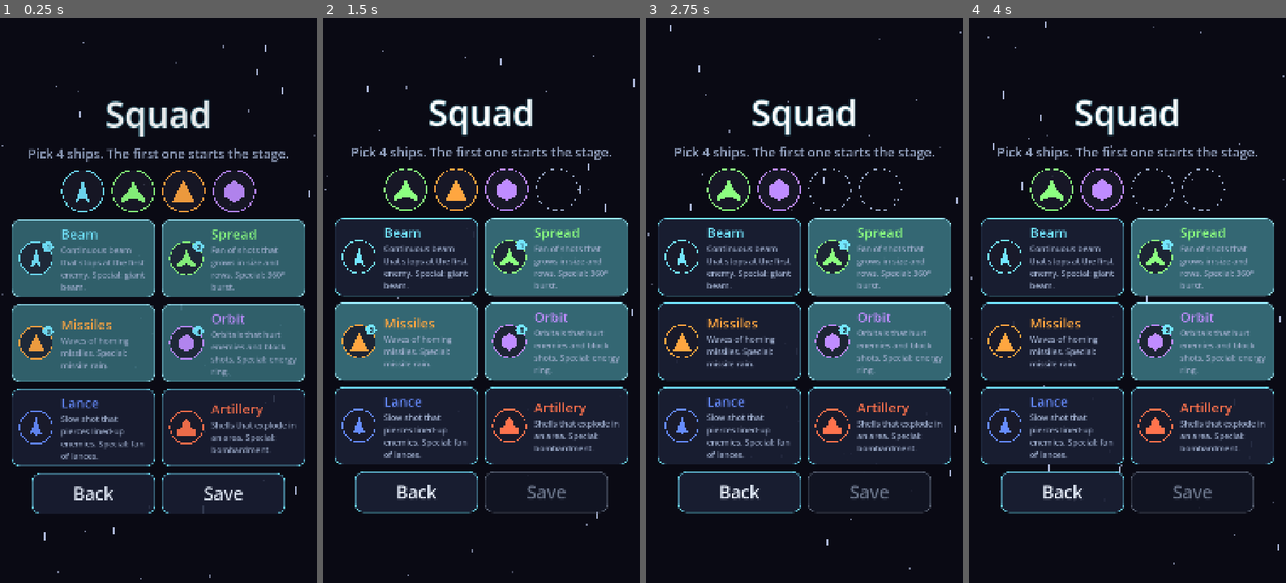
Above: before the commit, frames 1-4 (left to right).
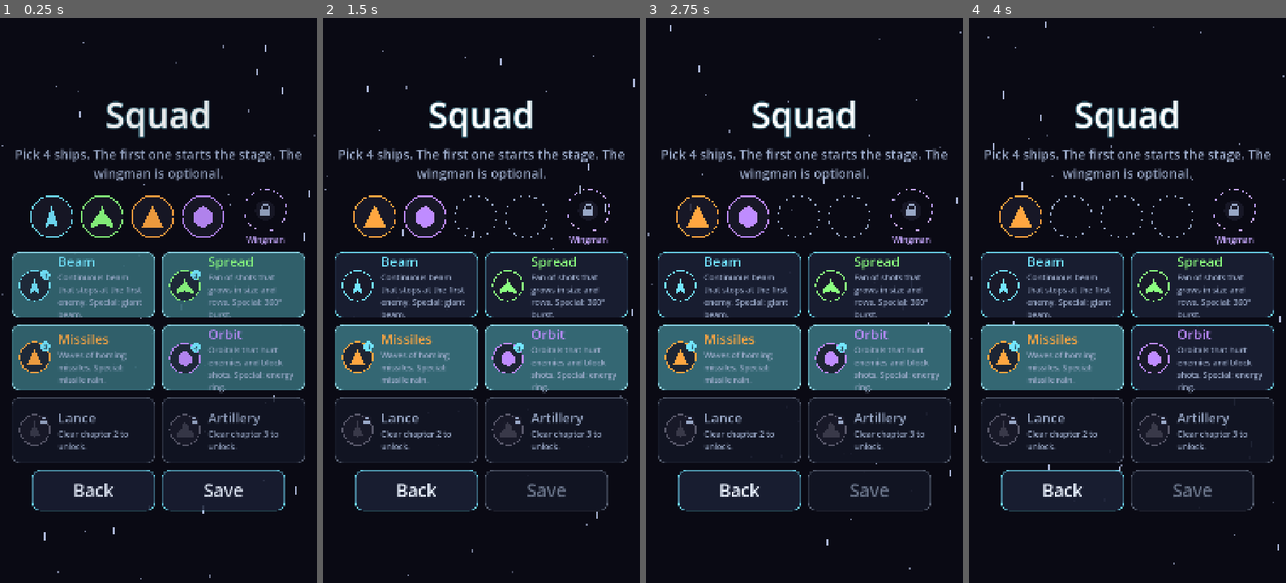
Above: after the commit, the same moments.

Repository: GDPonsoni/Nucleon-Squad-3D
Game: Godot game, scene res://scenes/squad.tscn
Two runs of this game, one before a commit and one after it. Both use one fixed random seed, a clock stepped at 60 frames per second and the inputs below. This scene is started directly instead of the project's main scene.
Inputs (mouse positions are in pixels of both pictures, inside the frame that each line leads up to):
- Up to frame 1 (0.25 s): no input
- Up to frame 2 (1.5 s): click (405, 187) at 0.52 s; click (373, 215) at 1.27 s
- Up to frame 3 (2.75 s): click (779, 187) at 2.02 s
- Up to frame 4 (4 s): click (1070, 215) at 2.77 s; click (1152, 187) at 3.52 s

The runs differ from the first frame. In frame 1, 24% of the frame differs, in the area x 3-97%, y 14-88%; in frame 2, 27%; in frame 3, 28%; in frame 4, 31%.

Commit message:
feat(player): adiciona nave auxiliar que acompanha a nave principal
Espaço opcional no esquadrão, liberado ao concluir o capítulo 1. A
auxiliar é uma versão pequena de uma das naves que segue a nave
principal ao lado, sem levar dano, e dispara uma versão simples e fraca
da arma dela (campo companion de cada WeaponData, entre 35% e 45% do
nível 1). Troca de lado perto da borda e para de atirar enquanto a nave
principal está sem corpo. O nó Auxiliar da evolução aumenta o dano dela.

Na tela de esquadrão, naves ainda bloqueadas aparecem com cadeado e o
capítulo que as libera.

Co-Authored-By: Claude Opus 5.5 <noreply@anthropic.com>

Diff:
--- a/data/i18n/strings.csv
+++ b/data/i18n/strings.csv
@@ -47,7 +47,7 @@
 SHIP_ARTILLERY_DESC,Shells that explode in an area. Special: bombardment.,Projéteis que explodem em área. Especial: bombardeio.
 MENU_SQUAD,Squad,Esquadrão
 SQUAD_TITLE,Squad,Esquadrão
-SQUAD_HINT,Pick 4 ships. The first one starts the stage.,Escolha 4 naves. A primeira começa a fase.
+SQUAD_HINT,Pick 4 ships. The first one starts the stage. The wingman is optional.,Escolha 4 naves. A primeira começa a fase. A auxiliar é opcional.
 SQUAD_SAVE,Save,Salvar
 PLANET_4_NAME,Singularity,Singularidade
 BOSS_4_NAME,Hydra,Hidra
@@ -100,3 +100,7 @@
 UPG_WINGMAN_DESC,wingman damage %s,dano da nave auxiliar %s
 UPG_OVERDRIVE_NAME,Overdrive,Sobrecarga
 UPG_OVERDRIVE_DESC,overall damage %s (no level limit),dano geral %s (sem limite de nível)
+SQUAD_COMPANION,Wingman,Auxiliar
+SQUAD_COMPANION_HINT,Tap a ship to make it your wingman. Tap the wingman slot again to leave it empty.,Toque numa nave para ser a auxiliar. Toque de novo no espaço auxiliar para deixá-lo vazio.
+SQUAD_COMPANION_LOCKED,Clear chapter %d to unlock the wingman slot.,Conclua o capítulo %d para liberar o espaço da nave auxiliar.
+SQUAD_LOCKED_SHIP,Clear chapter %d to unlock.,Conclua o capítulo %d para liberar.
--- a/data/weapons/beam.tres
+++ b/data/weapons/beam.tres
@@ -43,12 +43,21 @@
 beam_widths = PackedFloat32Array(34.0, 96.0, 34.0)
 beam_tick_seconds = 0.07
 
+[sub_resource type="Resource" id="WeaponLevel_companion"]
+script = ExtResource("2_level")
+damage = 1
+beam_offsets = PackedFloat32Array(0.0)
+beam_angles = PackedFloat32Array(0.0)
+beam_widths = PackedFloat32Array(14.0)
+beam_tick_seconds = 0.16
+
 [resource]
 script = ExtResource("1_script")
 id = &"beam"
 kind = 0
 color = Color(0.45, 0.9, 1, 1)
 levels = Array[ExtResource("2_level")]([SubResource("WeaponLevel_lv1"), SubResource("WeaponLevel_lv2"), SubResource("WeaponLevel_lv3"), SubResource("WeaponLevel_lv4"), SubResource("WeaponLevel_lv5")])
+companion = SubResource("WeaponLevel_companion")
 special_charge_seconds = 20.0
 special_damage = 3
 special_duration = 2.5
--- a/data/weapons/blast.tres
+++ b/data/weapons/blast.tres
@@ -58,12 +58,23 @@
 spread_degrees = 24.0
 splash_radius = 190.0
 
+[sub_resource type="Resource" id="WeaponLevel_companion"]
+script = ExtResource("2_level")
+damage = 2
+fire_rate = 0.9
+projectile_speed = 900.0
+projectile_size = Vector2(18, 18)
+projectile_shape = 1
+projectile_count = 1
+splash_radius = 75.0
+
 [resource]
 script = ExtResource("1_script")
 id = &"blast"
 kind = 5
 color = Color(1, 0.45, 0.3, 1)
 levels = Array[ExtResource("2_level")]([SubResource("WeaponLevel_lv1"), SubResource("WeaponLevel_lv2"), SubResource("WeaponLevel_lv3"), SubResource("WeaponLevel_lv4"), SubResource("WeaponLevel_lv5")])
+companion = SubResource("WeaponLevel_companion")
 special_charge_seconds = 20.0
 special_damage = 20
 special_count = 12
--- a/data/weapons/homing.tres
+++ b/data/weapons/homing.tres
@@ -73,12 +73,27 @@
 launch_radius = 90.0
 homing_turn_growth_degrees = 900.0
 
+[sub_resource type="Resource" id="WeaponLevel_companion"]
+script = ExtResource("2_level")
+damage = 2
+projectile_speed = 1000.0
+projectile_size = Vector2(14, 24)
+projectile_shape = 2
+projectile_count = 2
+homing_turn_degrees = 300.0
+projectile_lifetime = 2.0
+aim_seconds = 0.3
+wave_cooldown_seconds = 1.6
+launch_radius = 40.0
+homing_turn_growth_degrees = 900.0
+
 [resource]
 script = ExtResource("1_script")
 id = &"homing"
 kind = 2
 color = Color(1, 0.65, 0.25, 1)
 levels = Array[ExtResource("2_level")]([SubResource("WeaponLevel_lv1"), SubResource("WeaponLevel_lv2"), SubResource("WeaponLevel_lv3"), SubResource("WeaponLevel_lv4"), SubResource("WeaponLevel_lv5")])
+companion = SubResource("WeaponLevel_companion")
 special_charge_seconds = 18.0
 special_damage = 4
 special_count = 24
--- a/data/weapons/orbit.tres
+++ b/data/weapons/orbit.tres
@@ -53,12 +53,23 @@
 orbit_hit_seconds = 0.15
 clears_projectiles = true
 
+[sub_resource type="Resource" id="WeaponLevel_companion"]
+script = ExtResource("2_level")
+damage = 1
+orbit_count = 1
+orbit_radius = 70.0
+orbit_speed_degrees = 300.0
+orbit_size = 26.0
+orbit_hit_seconds = 0.2
+clears_projectiles = true
+
 [resource]
 script = ExtResource("1_script")
 id = &"orbit"
 kind = 3
 color = Color(0.75, 0.55, 1, 1)
 levels = Array[ExtResource("2_level")]([SubResource("WeaponLevel_lv1"), SubResource("WeaponLevel_lv2"), SubResource("WeaponLevel_lv3"), SubResource("WeaponLevel_lv4"), SubResource("WeaponLevel_lv5")])
+companion = SubResource("WeaponLevel_companion")
 special_charge_seconds = 16.0
 special_damage = 25
 special_duration = 0.9
--- a/data/weapons/pierce.tres
+++ b/data/weapons/pierce.tres
@@ -58,12 +58,23 @@
 spread_degrees = 10.0
 pierce = 99
 
+[sub_resource type="Resource" id="WeaponLevel_companion"]
+script = ExtResource("2_level")
+damage = 3
+fire_rate = 1.2
+projectile_speed = 2400.0
+projectile_size = Vector2(8, 50)
+projectile_shape = 0
+projectile_count = 1
+pierce = 1
+
 [resource]
 script = ExtResource("1_script")
 id = &"pierce"
 kind = 4
 color = Color(0.4, 0.55, 1, 1)
 levels = Array[ExtResource("2_level")]([SubResource("WeaponLevel_lv1"), SubResource("WeaponLevel_lv2"), SubResource("WeaponLevel_lv3"), SubResource("WeaponLevel_lv4"), SubResource("WeaponLevel_lv5")])
+companion = SubResource("WeaponLevel_companion")
 special_charge_seconds = 18.0
 special_damage = 12
 special_count = 7
--- a/data/weapons/spread.tres
+++ b/data/weapons/spread.tres
@@ -53,12 +53,23 @@
 projectile_count = 7
 spread_degrees = 60.0
 
+[sub_resource type="Resource" id="WeaponLevel_companion"]
+script = ExtResource("2_level")
+damage = 1
+fire_rate = 3.5
+projectile_speed = 1700.0
+projectile_size = Vector2(8, 22)
+projectile_shape = 0
+projectile_count = 2
+spread_degrees = 14.0
+
 [resource]
 script = ExtResource("1_script")
 id = &"spread"
 kind = 1
 color = Color(0.55, 1, 0.5, 1)
 levels = Array[ExtResource("2_level")]([SubResource("WeaponLevel_lv1"), SubResource("WeaponLevel_lv2"), SubResource("WeaponLevel_lv3"), SubResource("WeaponLevel_lv4"), SubResource("WeaponLevel_lv5")])
+companion = SubResource("WeaponLevel_companion")
 special_charge_seconds = 18.0
 special_damage = 4
 special_duration = 0.5
--- a/scripts/core/game.gd
+++ b/scripts/core/game.gd
@@ -1,6 +1,6 @@
 extends Node2D
 ## Cena da partida: monta os nós por código. Joga a fase escolhida em Session,
-## com os bônus da evolução do núcleo.
+## com os bônus da evolução do núcleo e a nave auxiliar escolhida no esquadrão.
 
 var touch_input: TouchInput
 var player: Player
@@ -21,6 +21,7 @@
 var revive_offer: ReviveOffer
 var _revive_used: bool = false  # uma vez por partida
 var hud: Hud
+var companion: Companion  # null = sem nave auxiliar
 var _quarks_banked: bool = false
 
 var _spawning_done: bool = false  # fase pode terminar (tempo acabou e não há chefe vivo)
@@ -86,6 +87,15 @@
 	context.player = player
 	player.shield_charges = state.shields
 	state.shields_changed.connect(func(count: int) -> void: player.shield_charges = count)
+
+	# Nave auxiliar (opcional): desenhada atrás da nave principal
+	var companion_body: BodyData = SaveGame.companion_body()
+	if companion_body != null:
+		companion = Companion.new()
+		companion.name = "Companion"
+		add_child(companion)
+		move_child(companion, player.get_index())
+		companion.setup(companion_body, context)
 
 	# Power-ups e tiros inimigos por cima da nave e do raio, para ficarem sempre visíveis
 	add_child(power_ups)
--- a/scripts/core/params.gd
+++ b/scripts/core/params.gd
@@ -26,8 +26,10 @@
 var squad_spacing: int = 22
 var squad_columns: int = 2
 var squad_slot_size: float = 150.0
-var squad_card_size: Vector2 = Vector2(490.0, 265.0)
-var squad_card_icon_size: float = 120.0
+var squad_card_size: Vector2 = Vector2(490.0, 225.0)
+var squad_card_icon_size: float = 110.0
+var squad_hint_width: float = 900.0
+var squad_companion_gap: float = 18.0  # separa o espaço auxiliar dos 4 do esquadrão
 var squad_name_font_size: int = 46
 var squad_description_font_size: int = 28
 var squad_button_size: Vector2 = Vector2(420.0, 140.0)
@@ -167,8 +169,15 @@
 var tap_max_seconds: float = 0.35  # toque curto: tempo máximo com o dedo na barra (tempo real)
 var tap_move_tolerance: float = 36.0  # toque curto: quanto o dedo pode andar sem virar arraste
 
+# --- Nave auxiliar (a arma dela fica em data/weapons/, campo companion) ---
+var companion_scale: float = 0.5  # tamanho em relação à nave principal
+var companion_offset: Vector2 = Vector2(115.0, 70.0)  # posição relativa à nave (x = para o lado)
+var companion_follow_rate: float = 9.0  # quão rápido acompanha a nave (maior = mais grudada)
+var companion_side_margin: float = 230.0  # perto da borda, passa para o outro lado
+var companion_alpha: float = 0.9
+
 # --- Projéteis do jogador ---
-var player_bullet_pool_size: int = 128
+var player_bullet_pool_size: int = 160
 
 # --- Inimigos e fase (tipos e ondas ficam em data/) ---
 var campaign_path: String = "res://data/campaign.tres"
--- /dev/null
+++ b/scripts/player/companion.gd
@@ -0,0 +1,56 @@
+class_name Companion
+extends Node2D
+## Nave auxiliar: versão pequena de um corpo que acompanha a nave principal ao lado,
+## sem levar dano, e dispara uma versão simples e fraca da arma dele (WeaponData.companion).
+## Perto da borda da tela, troca de lado para não sair da tela.
+
+var body: BodyData
+var weapon: Weapon
+
+var _player: Player
+var _side: float = -1.0  # -1 = à esquerda da nave, 1 = à direita
+
+
+func setup(data: BodyData, context: CombatContext) -> void:
+	body = data
+	_player = context.player
+	weapon = Weapon.create_companion(data.weapon, context)
+	weapon.power = context.boosts.companion_damage
+	weapon.muzzle_offset = Params.ship_size.y * 0.5 * Params.companion_scale
+	weapon.show_behind_parent = true
+	add_child(weapon)
+	position = _goal()
+
+
+func _process(delta: float) -> void:
+	var rect: Rect2 = get_viewport_rect()
+	# Histerese: só troca de lado bem perto da borda
+	if _player.position.x < rect.position.x + Params.companion_side_margin:
+		_side = 1.0
+	elif _player.position.x > rect.end.x - Params.companion_side_margin:
+		_side = -1.0
+	var weight: float = 1.0 - exp(-Params.companion_follow_rate * delta)
+	position = position.lerp(_goal(), weight)
+	# Sem corpo na nave principal (aguardando a escolha), a auxiliar não atira
+	var active: bool = _player.body != null
+	if weapon.is_processing() != active:
+		weapon.set_active(active)
+	modulate.a = Params.companion_alpha if active else Params.companion_alpha * 0.4
+	queue_redraw()
+
+
+func _goal() -> Vector2:
+	return _player.position + Vector2(Params.companion_offset.x * _side, Params.companion_offset.y)
+
+
+## Corpo pequeno com contorno escuro e um núcleo pequeno, para não ser confundido com a nave.
+func _draw() -> void:
+	var size: Vector2 = Params.ship_size * Params.companion_scale
+	var points := PackedVector2Array()
+	for point in body.shape:
+		points.append(point * size)
+	var outline := points.duplicate()
+	outline.append(points[0])
+	draw_colored_polygon(points, body.color)
+	draw_polyline(outline, Params.nucleus_outline_color, 3.0)
+	draw_circle(Vector2.ZERO, Params.nucleus_radius * Params.companion_scale, Color(Params.nucleus_color, 0.85))
--- a/scripts/ui/ship_icon.gd
+++ b/scripts/ui/ship_icon.gd
@@ -1,7 +1,8 @@
 class_name ShipIcon
 extends Control
 ## Ícone redondo com o formato de um corpo. Sem corpo, mostra um espaço vazio tracejado.
-## Opcionalmente mostra um número (posição no esquadrão).
+## Opcionalmente mostra um número (posição no esquadrão), a marca de nave auxiliar,
+## um destaque (espaço sendo escolhido) ou um cadeado (nave ou espaço bloqueado).
 
 var body: BodyData:
 	set(value):
@@ -11,34 +12,71 @@
 	set(value):
 		number = value
 		queue_redraw()
+var auxiliary: bool = false:  # marca "A" de nave auxiliar
+	set(value):
+		auxiliary = value
+		queue_redraw()
+var highlighted: bool = false:  # anel pulsando (espaço sendo escolhido)
+	set(value):
+		highlighted = value
+		set_process(value)
+		queue_redraw()
+var locked: bool = false:
+	set(value):
+		locked = value
+		queue_redraw()
 
 
 func _ready() -> void:
 	mouse_filter = Control.MOUSE_FILTER_IGNORE
+	set_process(highlighted)
+
+
+func _process(_delta: float) -> void:
+	queue_redraw()
 
 
 func _draw() -> void:
 	var center: Vector2 = size * 0.5
 	var radius: float = minf(size.x, size.y) * 0.5 - 4.0
+	if highlighted:
+		var pulse: float = 0.5 + 0.5 * sin(Time.get_ticks_msec() * 0.008)
+		draw_arc(center, radius + 2.0, 0.0, TAU, 48, Color(Params.quark_color, 0.5 + 0.5 * pulse), 6.0)
 	if body == null:
 		# Espaço vazio: círculo tracejado
 		var dashes: int = 16
+		var dash_color: Color = Params.quark_color if auxiliary else Params.ui_muted_text_color
 		for i in dashes:
 			var start: float = TAU * i / dashes
-			draw_arc(center, radius, start, start + TAU / dashes * 0.55, 6, Params.ui_muted_text_color, 3.0)
+			draw_arc(center, radius, start, start + TAU / dashes * 0.55, 6, dash_color, 3.0)
+		if locked:
+			_draw_lock(center, radius * 0.4)
 		return
+	var color: Color = Params.hud_dead_color if locked else body.color
 	draw_circle(center, radius, Params.switch_icon_bg_color)
-	draw_arc(center, radius, 0.0, TAU, 48, body.color, 4.0)
+	draw_arc(center, radius, 0.0, TAU, 48, color, 4.0)
 	var points := PackedVector2Array()
 	for point in body.shape:
 		points.append(center + point * radius * Params.switch_icon_shape_scale)
-	draw_colored_polygon(points, body.color)
+	draw_colored_polygon(points, Color(color, 0.5) if locked else color)
+	if locked:
+		_draw_lock(center + Vector2(radius * 0.62, -radius * 0.62), radius * 0.3)
 	if number > 0:
-		var badge := center + Vector2(radius * 0.72, -radius * 0.72)
-		var badge_radius: float = radius * 0.32
-		draw_circle(badge, badge_radius, Params.ui_accent_color)
-		var font: Font = get_theme_default_font()
-		var font_size: int = int(badge_radius * 1.3)
-		var text := str(number)
-		var text_size: Vector2 = font.get_string_size(text, HORIZONTAL_ALIGNMENT_CENTER, -1, font_size)
-		draw_string(font, badge + Vector2(-text_size.x * 0.5, text_size.y * 0.32), text, HORIZONTAL_ALIGNMENT_CENTER, -1, font_size, Params.background_color)
+		_draw_badge(center + Vector2(radius * 0.72, -radius * 0.72), radius * 0.32, str(number), Params.ui_accent_color)
+	if auxiliary:
+		_draw_badge(center + Vector2(-radius * 0.72, -radius * 0.72), radius * 0.32, "A", Params.quark_color)
+
+
+func _draw_badge(badge: Vector2, badge_radius: float, text: String, color: Color) -> void:
+	draw_circle(badge, badge_radius, color)
+	var font: Font = get_theme_default_font()
+	var font_size: int = int(badge_radius * 1.3)
+	var text_size: Vector2 = font.get_string_size(text, HORIZONTAL_ALIGNMENT_CENTER, -1, font_size)
+	draw_string(font, badge + Vector2(-text_size.x * 0.5, text_size.y * 0.32), text, HORIZONTAL_ALIGNMENT_CENTER, -1, font_size, Params.background_color)
+
+
+func _draw_lock(center: Vector2, size_px: float) -> void:
+	var color: Color = Params.ui_muted_text_color
+	draw_circle(center, size_px * 1.2, Params.switch_icon_bg_color)
+	draw_arc(center + Vector2(0.0, -size_px * 0.2), size_px * 0.45, PI, TAU, 12, color, 4.0)
+	draw_rect(Rect2(center + Vector2(-size_px * 0.6, -size_px * 0.2), Vector2(size_px * 1.2, size_px * 0.85)), color)
--- a/scripts/ui/squad_screen.gd
+++ b/scripts/ui/squad_screen.gd
@@ -1,13 +1,20 @@
 extends Control
-## Montar o esquadrão: 4 espaços em ordem (o 1º começa a fase) e cartões com todas
-## as naves. Tocar num cartão adiciona/remove a nave; tocar num espaço a remove.
+## Montar o esquadrão: 4 espaços em ordem (o 1º começa a fase), o espaço opcional da
+## nave auxiliar e cartões com todas as naves. Tocar num cartão adiciona/remove a nave
+## do esquadrão; tocar num espaço a remove. Tocar no espaço auxiliar entra no modo de
+## escolha da auxiliar (o próximo cartão tocado vira a auxiliar; tocar de novo esvazia).
+## Naves e o espaço auxiliar ainda não liberados aparecem com cadeado.
 ## Salvar só fica ativo com o esquadrão completo.
 
 var _roster: Array[BodyData] = []
 var _chosen: Array[BodyData] = []
+var _companion: BodyData
+var _picking_companion: bool = false
 var _slots: Array[ShipIcon] = []
+var _companion_slot: ShipIcon
 var _cards: Array[Button] = []
 var _card_icons: Array[ShipIcon] = []
+var _hint: Label
 var _save_button: Button
 
 
@@ -19,31 +26,26 @@
 
 	_roster = (load(Params.roster_path) as FormationData).bodies
 	_chosen = SaveGame.squad_formation().bodies.duplicate()
-
+	_companion = SaveGame.companion_body()
+
+	# Rolável: cabe todas as naves mesmo em telas mais baixas
+	var scroll := ScrollContainer.new()
+	scroll.set_anchors_preset(Control.PRESET_FULL_RECT)
+	scroll.horizontal_scroll_mode = ScrollContainer.SCROLL_MODE_DISABLED
+	add_child(scroll)
+	var center := CenterContainer.new()
+	center.custom_minimum_size = get_viewport_rect().size
+	scroll.add_child(center)
 	var column := UiFactory.make_column()
 	column.add_theme_constant_override("separation", Params.squad_spacing)
-	var center := UiFactory.make_centered(column)
-	add_child(center)
+	center.add_child(column)
 	column.add_child(UiFactory.make_title("SQUAD_TITLE"))
-	var hint := UiFactory.make_subtitle("SQUAD_HINT")
-	column.add_child(hint)
-
-	# Espaços do esquadrão, em ordem
-	var slot_row := HBoxContainer.new()
-	slot_row.alignment = BoxContainer.ALIGNMENT_CENTER
-	slot_row.add_theme_constant_override("separation", Params.squad_spacing)
-	column.add_child(slot_row)
-	for i in Params.squad_size:
-		var slot := Button.new()
-		slot.flat = true
-		slot.focus_mode = Control.FOCUS_NONE
-		slot.custom_minimum_size = Vector2.ONE * Params.squad_slot_size
-		slot.pressed.connect(_on_slot_pressed.bind(i))
-		var icon := ShipIcon.new()
-		icon.set_anchors_preset(Control.PRESET_FULL_RECT)
-		slot.add_child(icon)
-		slot_row.add_child(slot)
-		_slots.append(icon)
+	_hint = UiFactory.make_subtitle("SQUAD_HINT")
+	_hint.autowrap_mode = TextServer.AUTOWRAP_WORD_SMART
+	_hint.custom_minimum_size.x = Params.squad_hint_width
+	column.add_child(_hint)
+
+	column.add_child(_build_slots())
 
 	# Cartões com todas as naves
 	var grid := GridContainer.new()
@@ -71,10 +73,53 @@
 	_refresh()
 
 
+## Espaços do esquadrão em ordem e, separado, o espaço da nave auxiliar.
+func _build_slots() -> HBoxContainer:
+	var row := HBoxContainer.new()
+	row.alignment = BoxContainer.ALIGNMENT_CENTER
+	row.add_theme_constant_override("separation", Params.squad_spacing)
+	for i in Params.squad_size:
+		var slot := _slot_button()
+		slot.pressed.connect(_on_slot_pressed.bind(i))
+		row.add_child(slot)
+		_slots.append(slot.get_child(0) as ShipIcon)
+
+	var divider := Control.new()
+	divider.custom_minimum_size.x = Params.squad_companion_gap
+	row.add_child(divider)
+
+	var aux := VBoxContainer.new()
+	aux.alignment = BoxContainer.ALIGNMENT_CENTER
+	row.add_child(aux)
+	var slot := _slot_button()
+	slot.pressed.connect(_on_companion_slot_pressed)
+	aux.add_child(slot)
+	_companion_slot = slot.get_child(0) as ShipIcon
+	_companion_slot.auxiliary = true
+	var label := UiFactory.make_subtitle("SQUAD_COMPANION")
+	label.add_theme_color_override("font_color", Params.quark_color)
+	label.add_theme_font_size_override("font_size", Params.squad_description_font_size)
+	aux.add_child(label)
+	return row
+
+
+func _slot_button() -> Button:
+	var slot := Button.new()
+	slot.flat = true
+	slot.focus_mode = Control.FOCUS_NONE
+	slot.custom_minimum_size = Vector2.ONE * Params.squad_slot_size
+	var icon := ShipIcon.new()
+	icon.set_anchors_preset(Control.PRESET_FULL_RECT)
+	slot.add_child(icon)
+	return slot
+
+
 func _make_card(body: BodyData) -> Button:
+	var unlocked: bool = SaveGame.is_ship_unlocked(body)
 	var card := UiFactory.make_button("")
 	card.custom_minimum_size = Params.squad_card_size
 	card.toggle_mode = true
+	card.disabled = not unlocked
 	card.pressed.connect(_on_card_pressed.bind(body))
 
 	var row := HBoxContainer.new()
@@ -87,6 +132,7 @@
 
 	var icon := ShipIcon.new()
 	icon.body = body
+	icon.locked = not unlocked
 	icon.custom_minimum_size = Vector2.ONE * Params.squad_card_icon_size
 	icon.size_flags_vertical = Control.SIZE_SHRINK_CENTER
 	row.add_child(icon)
@@ -98,13 +144,16 @@
 	row.add_child(texts)
 	var name_label := Label.new()
 	name_label.text = body.name_key
-	name_label.add_theme_color_override("font_color", body.color)
+	name_label.add_theme_color_override("font_color", body.color if unlocked else Params.ui_muted_text_color)
 	name_label.add_theme_font_size_override("font_size", Params.squad_name_font_size)
 	texts.add_child(name_label)
 	var description := UiFactory.make_subtitle(body.description_key)
 	description.horizontal_alignment = HORIZONTAL_ALIGNMENT_LEFT
 	description.autowrap_mode = TextServer.AUTOWRAP_WORD_SMART
 	description.add_theme_font_size_override("font_size", Params.squad_description_font_size)
+	if not unlocked:
+		description.auto_translate_mode = Node.AUTO_TRANSLATE_MODE_DISABLED
+		description.text = tr("SQUAD_LOCKED_SHIP") % body.unlock_chapter
 	texts.add_child(description)
 
 	_cards.append(card)
@@ -113,7 +162,10 @@
 
 
 func _on_card_pressed(body: BodyData) -> void:
-	if body in _chosen:
+	if _picking_companion:
+		_companion = body
+		_picking_companion = false
+	elif body in _chosen:
 		_chosen.erase(body)
 	elif _chosen.size() < Params.squad_size:
 		_chosen.append(body)
@@ -121,24 +173,47 @@
 
 
 func _on_slot_pressed(index: int) -> void:
+	_picking_companion = false
 	if index < _chosen.size():
 		_chosen.remove_at(index)
-		_refresh()
-
-
-## Espaços, número de cada cartão e estado do botão Salvar.
+	_refresh()
+
+
+## 1º toque: escolher a auxiliar. 2º toque (já escolhendo): deixar o espaço vazio.
+func _on_companion_slot_pressed() -> void:
+	if not SaveGame.is_companion_unlocked():
+		_hint.text = tr("SQUAD_COMPANION_LOCKED") % Params.companion_unlock_chapter
+		return
+	if _picking_companion:
+		_companion = null
+		_picking_companion = false
+	else:
+		_picking_companion = true
+	_refresh()
+
+
+## Espaços, número de cada cartão, dica e estado do botão Salvar.
 func _refresh() -> void:
 	for i in _slots.size():
 		_slots[i].body = _chosen[i] if i < _chosen.size() else null
+	var companion_unlocked: bool = SaveGame.is_companion_unlocked()
+	_companion_slot.body = _companion
+	_companion_slot.locked = not companion_unlocked
+	_companion_slot.highlighted = _picking_companion
 	for i in _roster.size():
 		var position_in_squad: int = _chosen.find(_roster[i])
-		_cards[i].set_pressed_no_signal(position_in_squad >= 0)
+		# No modo de escolha da auxiliar, todos os cartões liberados ficam "soltos"
+		_cards[i].set_pressed_no_signal(position_in_squad >= 0 and not _picking_companion)
 		_card_icons[i].number = position_in_squad + 1
+		_card_icons[i].auxiliary = _roster[i] == _companion
+	_hint.auto_translate_mode = Node.AUTO_TRANSLATE_MODE_DISABLED
+	_hint.text = tr("SQUAD_COMPANION_HINT") if _picking_companion else tr("SQUAD_HINT")
 	_save_button.disabled = _chosen.size() != Params.squad_size
 
 
 func _on_save_pressed() -> void:
 	SaveGame.set_squad(_chosen)
+	SaveGame.set_companion(_companion)
 	_go_back()
 
 
--- a/scripts/weapons/beam_weapon.gd
+++ b/scripts/weapons/beam_weapon.gd
@@ -9,8 +9,8 @@
 var _ticks := PackedFloat32Array()
 
 
-func set_level(number: int) -> void:
-	super(number)
+func apply_stats(values: WeaponLevel) -> void:
+	super(values)
 	var count: int = stats.beam_angles.size()
 	_lengths.resize(count)
 	_lengths.fill(0.0)
--- a/scripts/weapons/homing_weapon.gd
+++ b/scripts/weapons/homing_weapon.gd
@@ -10,8 +10,8 @@
 var _aim_angle: float = -PI * 0.5  # direção para onde os mísseis da onda apontam
 
 
-func set_level(number: int) -> void:
-	super(number)
+func apply_stats(values: WeaponLevel) -> void:
+	super(values)
 	_phase = Phase.COOLDOWN
 	_timer = 0.0
 
--- a/scripts/weapons/weapon.gd
+++ b/scripts/weapons/weapon.gd
@@ -27,9 +27,21 @@
 	return weapon
 
 
+## Arma da nave auxiliar: usa a versão simples e fraca (WeaponData.companion), sem níveis.
+static func create_companion(weapon_data: WeaponData, combat_context: CombatContext) -> Weapon:
+	var weapon := create(weapon_data, combat_context, 1)
+	weapon.apply_stats(weapon_data.companion if weapon_data.companion != null else weapon_data.level(1))
+	return weapon
+
+
 func set_level(number: int) -> void:
 	level = clampi(number, 1, data.max_level())
-	stats = data.level(level)
+	apply_stats(data.level(level))
+
+
+## Troca os valores em uso (nível da arma ou versão da nave auxiliar).
+func apply_stats(values: WeaponLevel) -> void:
+	stats = values
 	queue_redraw()
 
 
--- a/scripts/weapons/weapon_data.gd
+++ b/scripts/weapons/weapon_data.gd
@@ -9,6 +9,8 @@
 @export var kind: Kind = Kind.SPREAD
 @export var color: Color = Color.WHITE
 @export var levels: Array[WeaponLevel] = []
+## Versão simples e fraca usada pela nave auxiliar (sem níveis). Vazio = nível 1.
+@export var companion: WeaponLevel
 
 @export_group("Especial")  # cada tipo usa só parte dos campos
 @export var special_charge_seconds: float = 20.0  # tempo (com o corpo ativo) para encher
Not shown, added: scripts/player/companion.gd.uid
